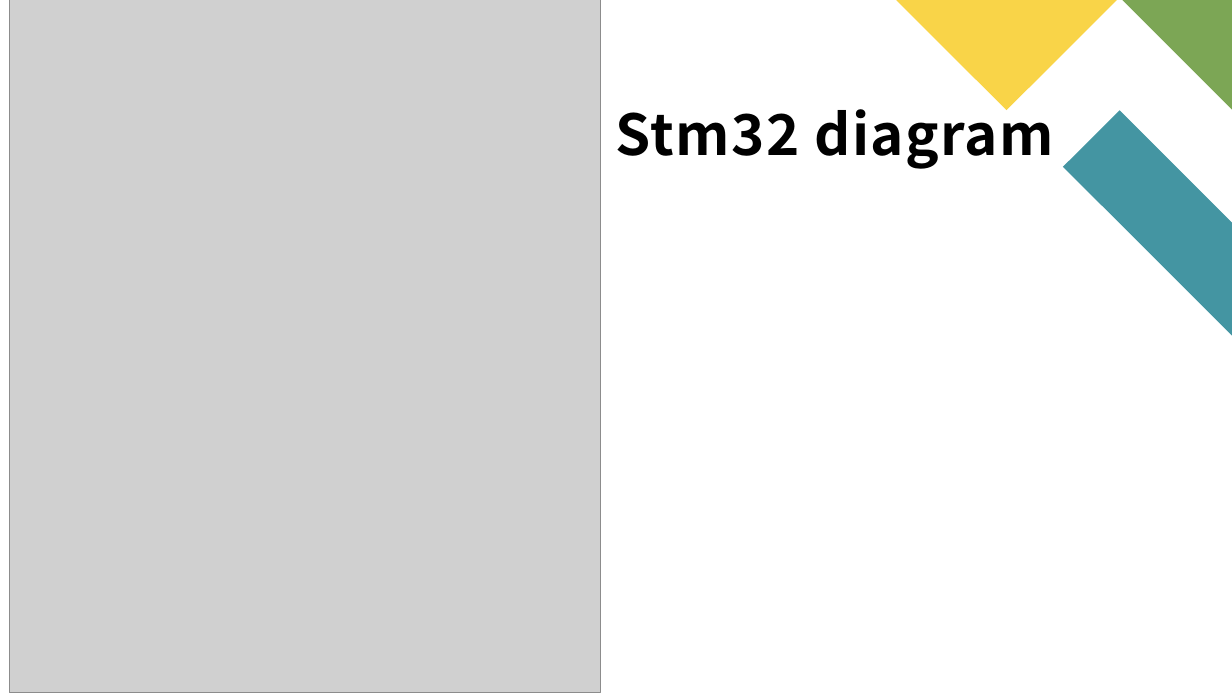
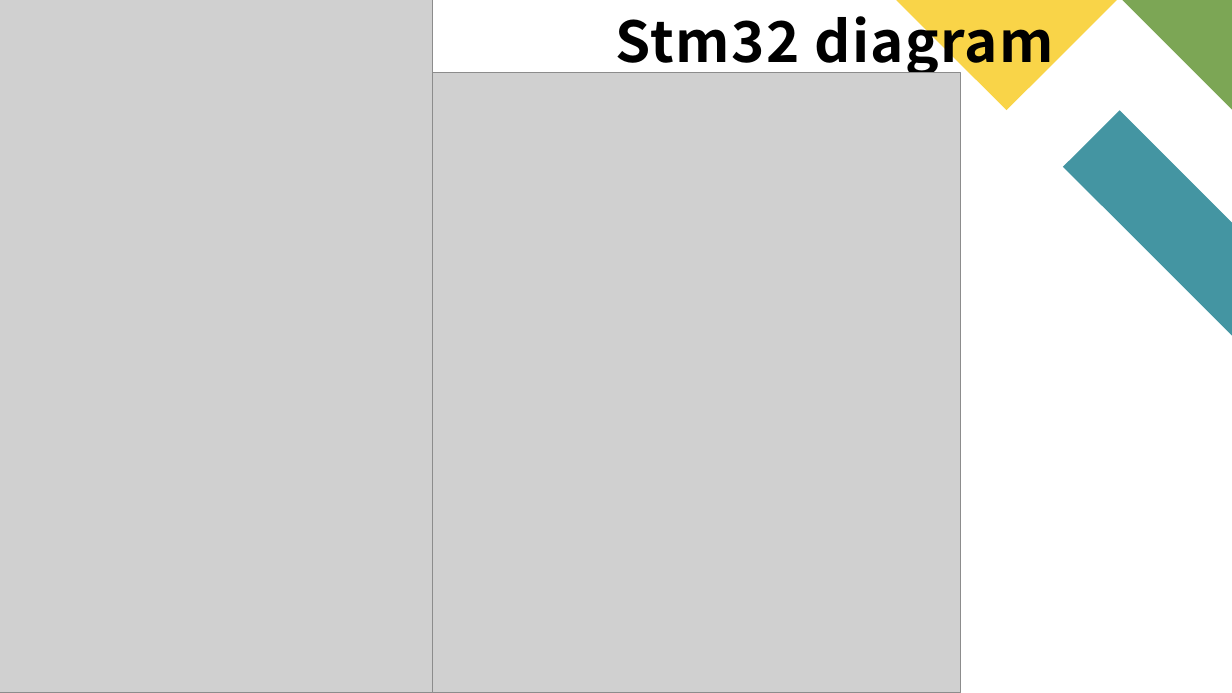
Before and after one commit to mooncakes0/ECE2071_project_F08, a slide deck: slide 6 of ECE2071_Project_F08_PPTslides.pptx. Drawn at 1232x693 pixels with LibreOffice and Linux fonts; fonts in the diff are those of the drawing; grey boxes stand for pictures. Boxes give left, top, right and bottom in pixels: in the first picture for what was removed or moved away, otherwise in the second. Text is boxed around its words. In the diff, an @@ line names an element or a change of style, - is before the commit and + after.

Commit message:
block diagram for t1
...

```diff
--- a/ECE2071_Project_F08_PPTslides.pptx
+++ b/ECE2071_Project_F08_PPTslides.pptx
@@ picture added at (0,0,433,693) @@
@@ title "Stm32 diagram": place and size @@
-title "Stm32 diagram" at (616,98,1054,169)
+title "Stm32 diagram" at (616,5,1054,77)
@@ picture: place and size @@
-picture at (9,0,600,693)
+picture at (433,73,961,693)
```
